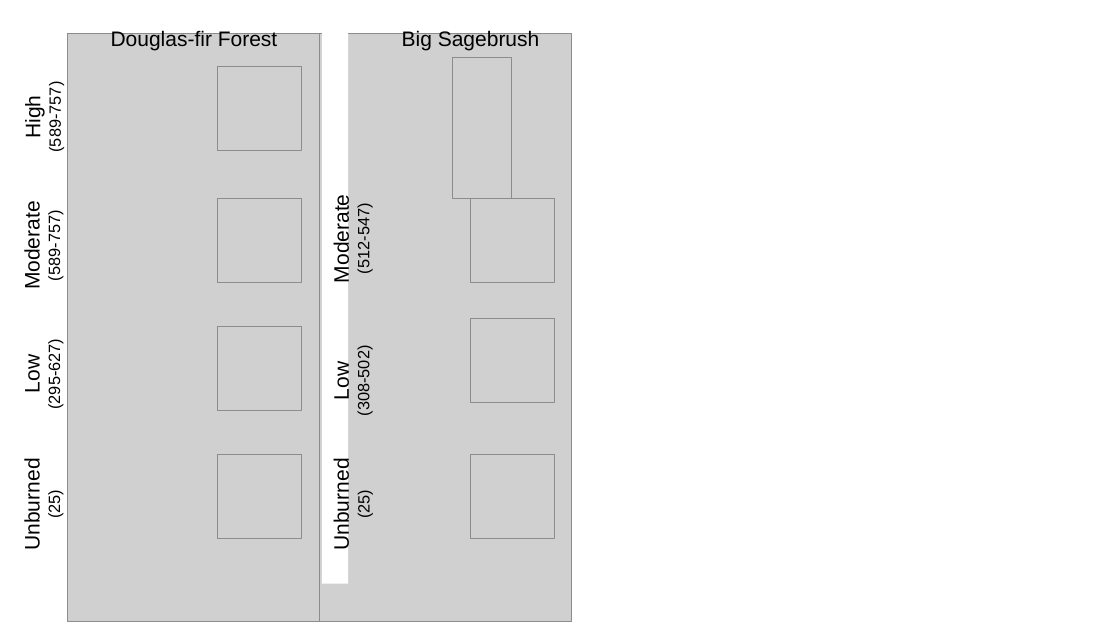
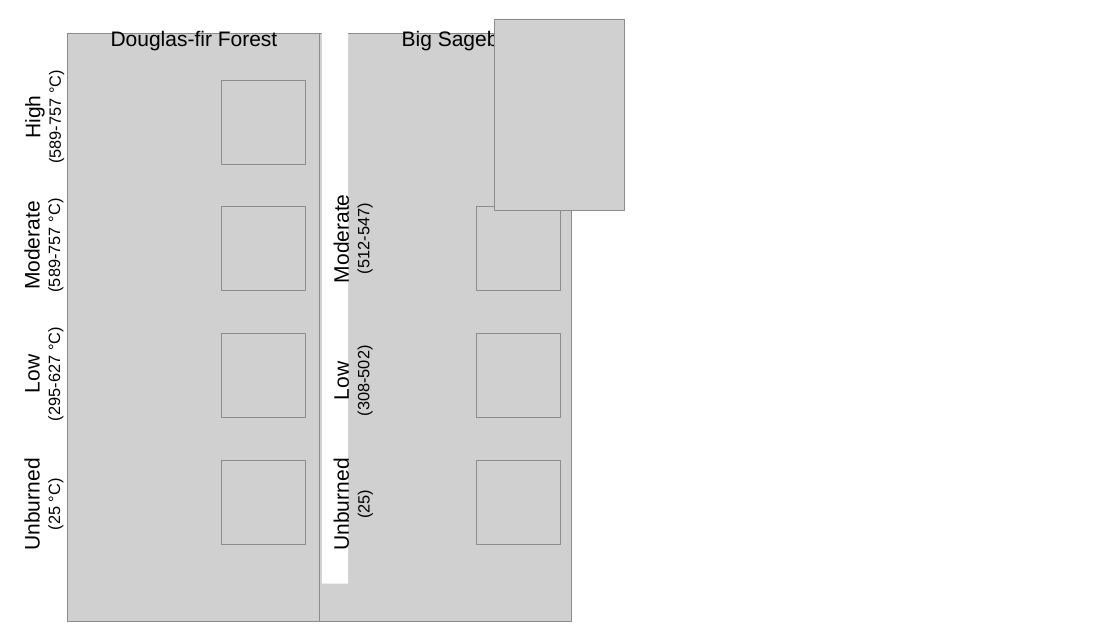
Before and after one commit to river-corridors-sfa/rcsfa-RC3-BSLE_P, a slide deck: slide 1 of figures/XANES_Spectra_Pie.pptx. Drawn at 1120x630 pixels with LibreOffice and Linux fonts; fonts in the diff are those of the drawing; grey boxes stand for pictures. Boxes give left, top, right and bottom in pixels: in the first picture for what was removed or moved away, otherwise in the second. Text is boxed around its words. In the diff, an @@ line names an element or a change of style, - is before the commit and + after.

```diff
--- a/figures/XANES_Spectra_Pie.pptx
+++ b/figures/XANES_Spectra_Pie.pptx
@@ picture added at <box>495,19,625,211</box> @@
@@ picture removed at <box>452,58,512,199</box> @@
@@ text "High": place and size @@
-text "High" at <box>46,89,64,151</box>
+text "High" at <box>46,72,64,162</box>
@@ text at <box>46,72,64,162</box>: text changed @@
-(589-757)
+(589-757 °C)
@@ picture: place and size @@
-picture at <box>218,66,302,150</box>
+picture at <box>221,81,305,165</box>
@@ text at <box>45,201,63,291</box>: text changed @@
-(589-757)
+(589-757 °C)
@@ picture: place and size @@
-picture at <box>218,198,302,282</box>
+picture at <box>221,207,305,291</box>
@@ picture: place and size @@
-picture at <box>471,198,555,282</box>
+picture at <box>477,206,561,290</box>
@@ text "Low": place and size @@
-text "Low" at <box>21,346,63,408</box>
+text "Low" at <box>45,329,63,419</box>
@@ text at <box>45,329,63,419</box>: text changed @@
-(295-627)
+(295-627 °C)
@@ picture: place and size @@
-picture at <box>471,318,555,402</box>
+picture at <box>477,334,561,418</box>
@@ 3 pictures: place and size @@
-3 pictures at <box>218,327,555,539</box>
+3 pictures at <box>221,334,561,544</box>
@@ text at <box>45,480,63,529</box>: text changed @@
-(25)
+(25 °C)
```
Also in this commit, not shown: 22 other files.
